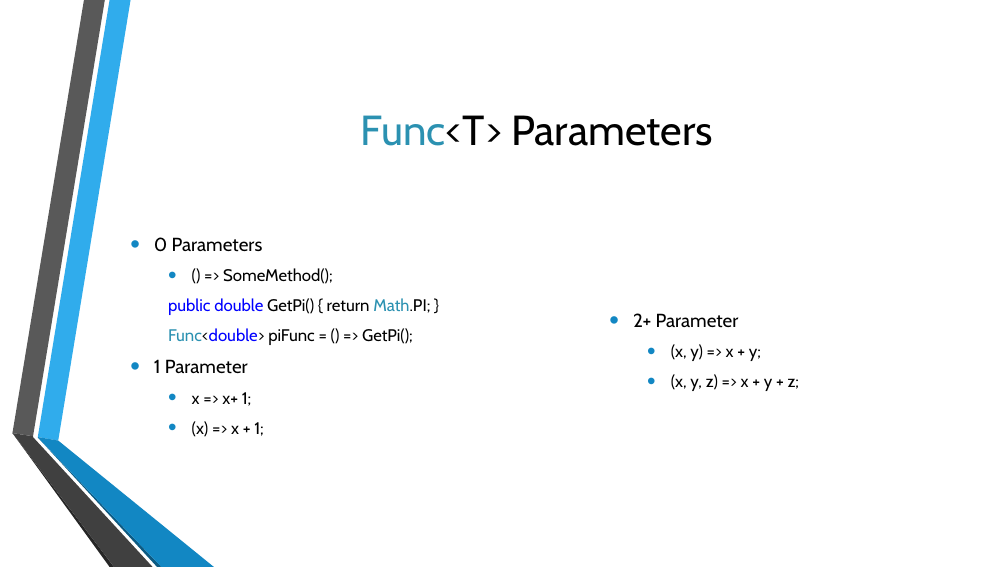
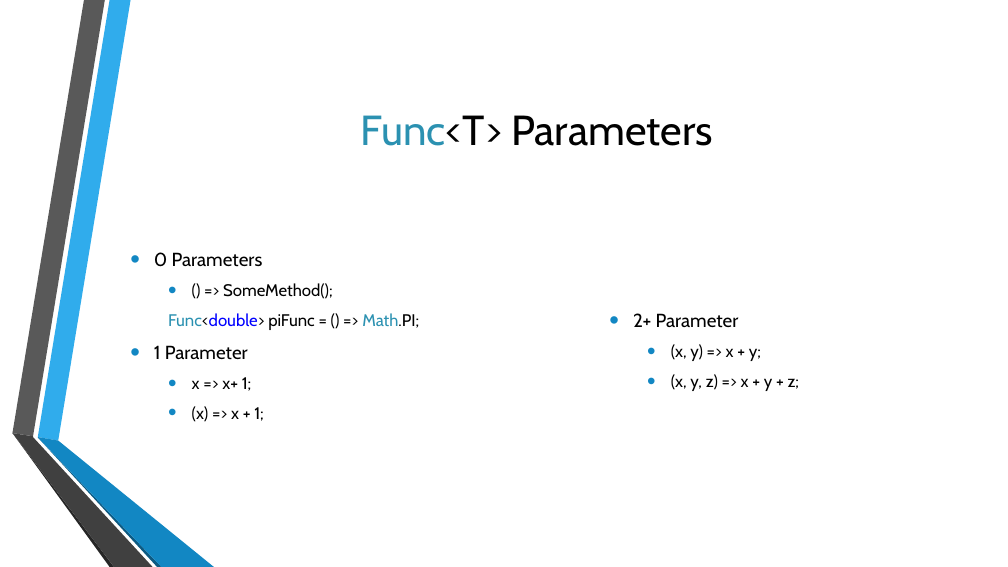
Before and after one commit to korz/SecretsOfLinq, a slide deck: slide 17 of The Secrets of LINQ.pptx. Drawn at 1008x567 pixels with LibreOffice and Linux fonts; fonts in the diff are those of the drawing; background and template pictures are left out. Boxes give left, top, right and bottom in pixels: in the first picture for what was removed or moved away, otherwise in the second. Text is boxed around its words. In the diff, an @@ line names an element or a change of style, - is before the commit and + after.

```diff
--- a/The Secrets of LINQ.pptx
+++ b/The Secrets of LINQ.pptx
@@ text at bbox=[168, 313, 419, 330]: text changed @@
-  public double GetPi() { return Math.PI; }
-  Func<double> piFunc = () => GetPi();
+  Func<double> piFunc = () => Math.PI;
```
Also in this commit, not shown: 7 other files.
